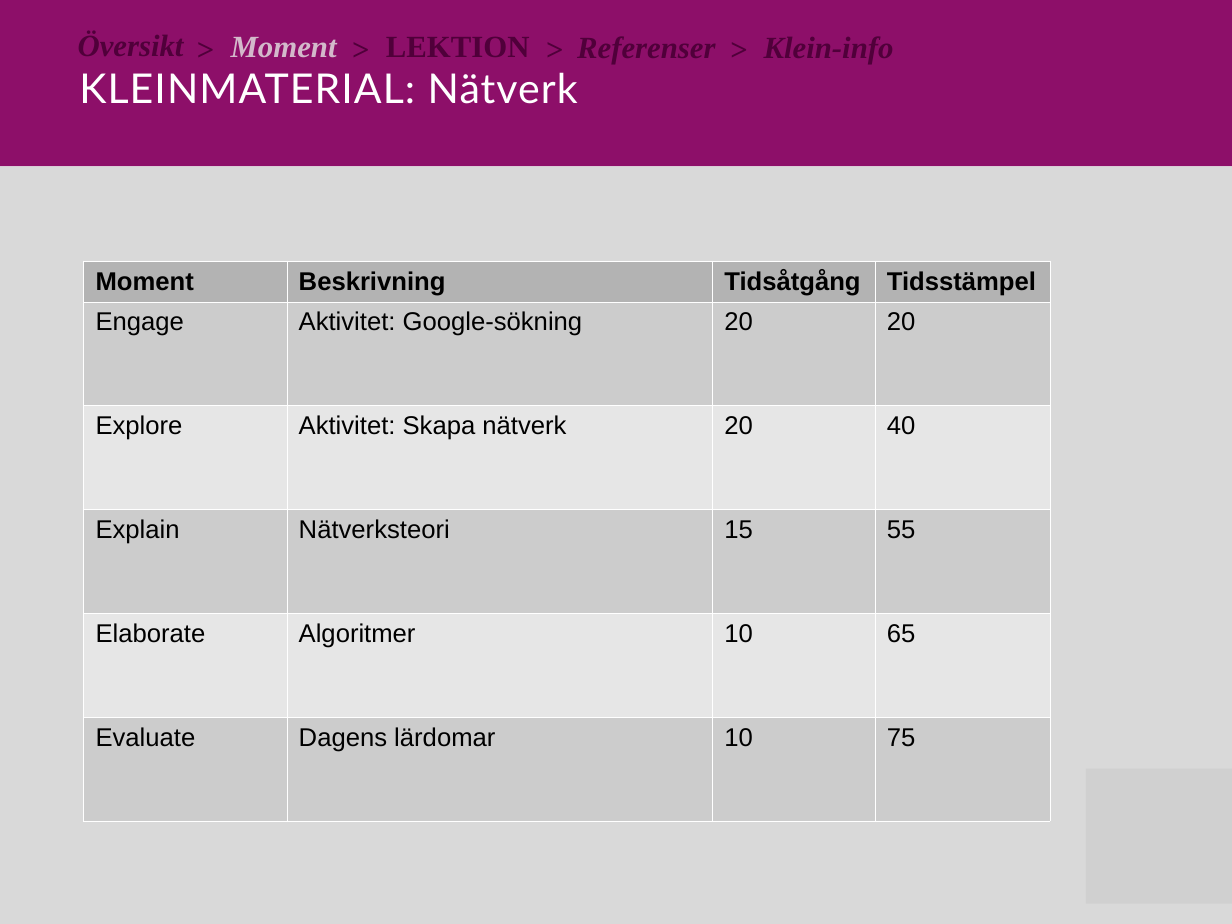
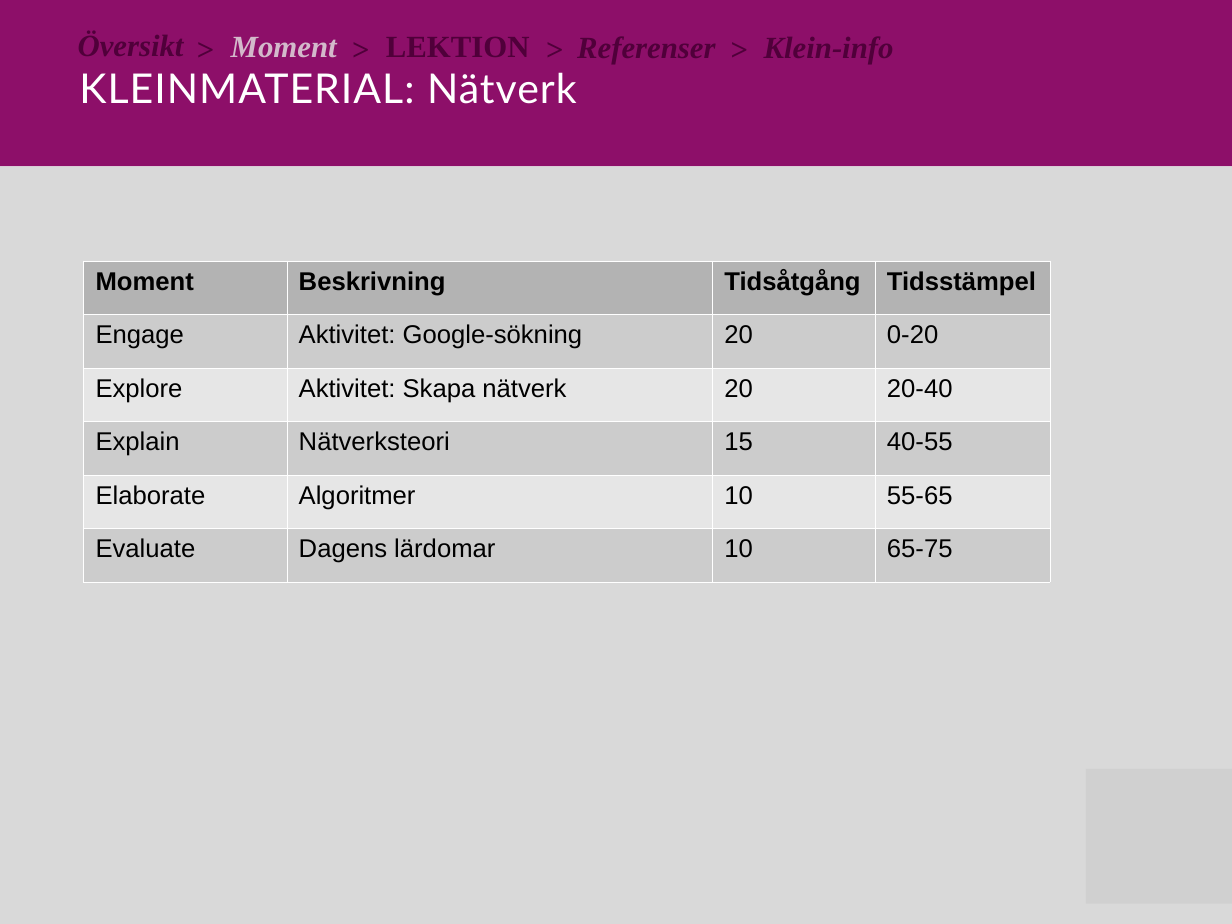
Before and after one commit to Niwsters/teaching-materials-thesis, a slide deck: slide 2 of revisions/2017-nätverk/material_nätverk_revision.pptx. Drawn at 1232x924 pixels with LibreOffice and Linux fonts; fonts in the diff are those of the drawing; grey boxes stand for pictures. Boxes give left, top, right and bottom in pixels: in the first picture for what was removed or moved away, otherwise in the second. Text is boxed around its words. In the diff, an @@ line names an element or a change of style, - is before the commit and + after.

```diff
--- a/revisions/2017-nätverk/material_nätverk_revision.pptx
+++ b/revisions/2017-nätverk/material_nätverk_revision.pptx
@@ table at [84,261,1050,583] @@
-row 2, column 4: 20
+row 2, column 4: 0-20
-row 3, column 4: 40
+row 3, column 4: 20-40
-row 4, column 4: 55
+row 4, column 4: 40-55
-row 5, column 4: 65
+row 5, column 4: 55-65
-row 6, column 4: 75
+row 6, column 4: 65-75
```
Also in this commit, not shown: 8 other slides changed, 1 other file.
